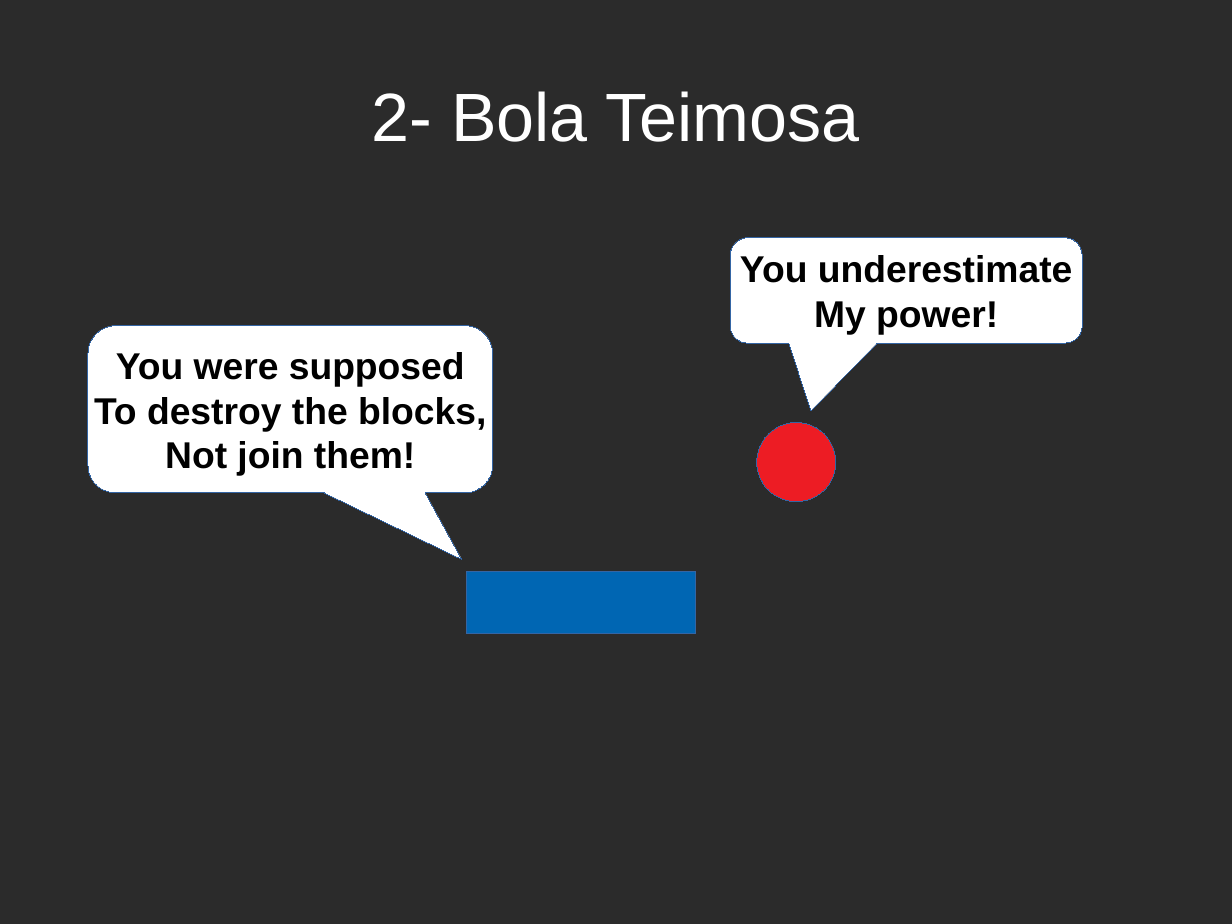
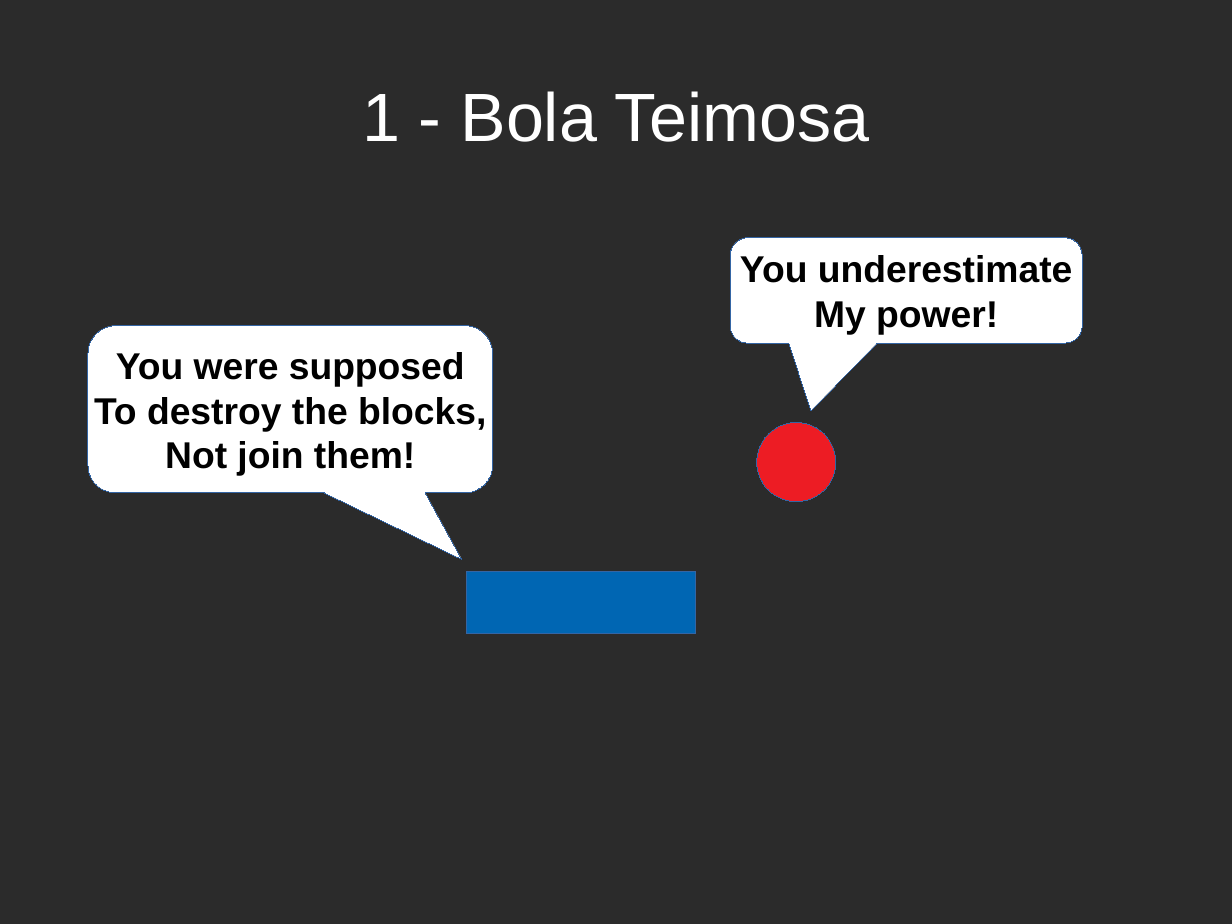
Before and after one commit to Vinicius-Soares/breakoutpy, a slide deck: slide 9 of slide_breakout.odp. Drawn at 1232x924 pixels with LibreOffice and Linux fonts; fonts in the diff are those of the drawing; background and template pictures are left out; a plain dark background stands for a picture behind light text. Boxes give left, top, right and bottom in pixels: in the first picture for what was removed or moved away, otherwise in the second. Text is boxed around its words. In the diff, an @@ line names an element or a change of style, - is before the commit and + after.

```diff
--- a/slide_breakout.odp
+++ b/slide_breakout.odp
@@ title at bbox=[362, 91, 869, 142]: text changed @@
-2- Bola Teimosa
+1 - Bola Teimosa
```
Also in this commit, not shown: 1 other slide changed, 1 slide added, 1 slide removed, 1 other file.
